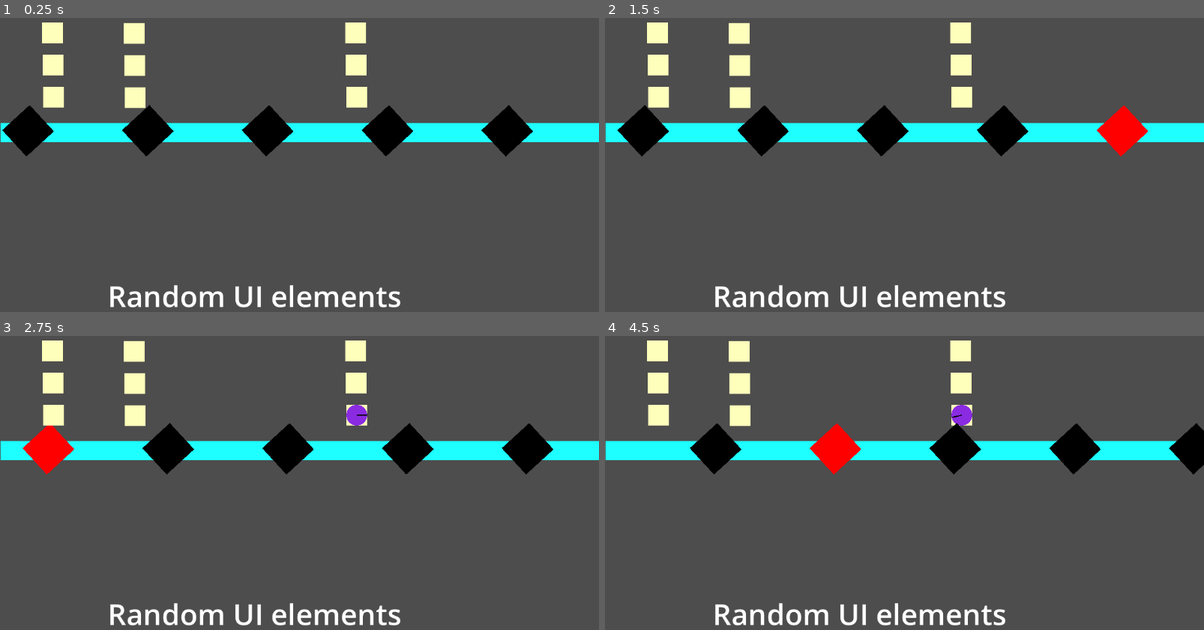
Above: before the commit, frames 1-4 (two rows, left to right).
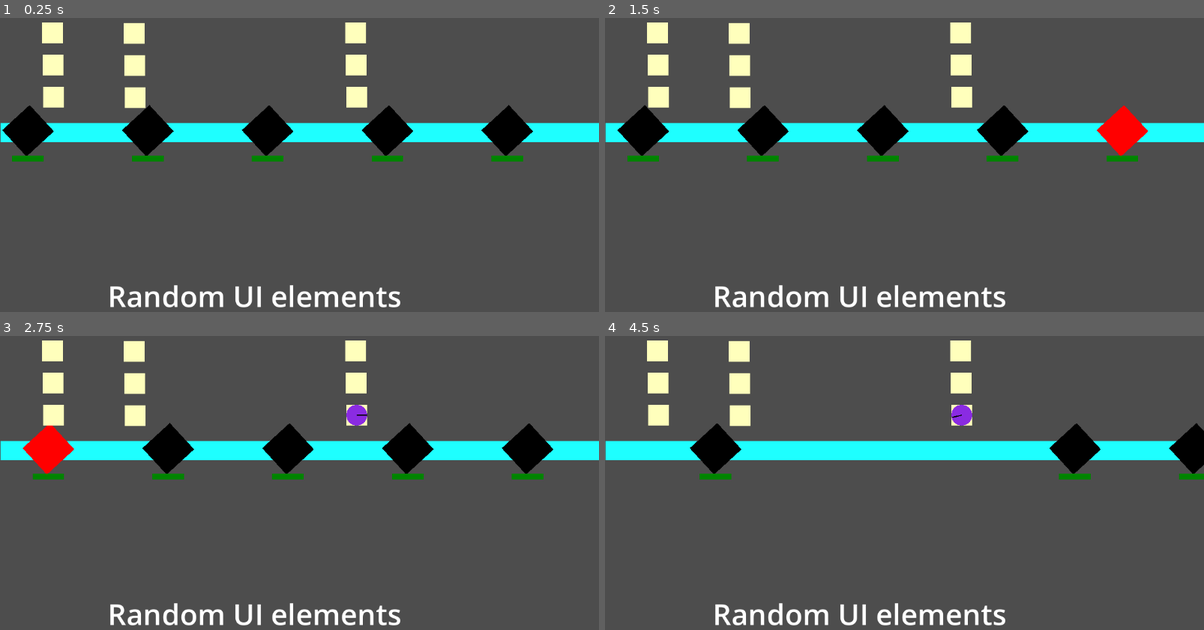
Above: after the commit, the same moments.

Repository: levyy7/Phantom-Frequencies
Game: Godot game, scene res://main_scene.tscn
Two runs of this game, one before a commit and one after it. Both use one fixed random seed, a clock stepped at 60 frames per second and the inputs below. This scene is started directly instead of the project's main scene.
Inputs (mouse positions are in pixels of both pictures, inside the frame that each line leads up to):
- Up to frame 1 (0.25 s): no input
- Up to frame 2 (1.5 s): move the mouse to (1036, 153) at 0.52 s; click (1036, 153) at 0.67 s; move the mouse to (784, 185) at 1.27 s; click (784, 185) at 1.42 s
- Up to frame 3 (2.75 s): move the mouse to (359, 415) at 2.02 s; click (359, 415) at 2.17 s
- Up to frame 4 (4.5 s): move the mouse to (874, 556) at 2.77 s; click (874, 556) at 2.92 s; move the mouse to (1084, 538) at 3.52 s; click (1084, 538) at 3.67 s; move the mouse to (724, 438) at 4.27 s; click (724, 438) at 4.42 s

The runs differ from the first frame. In frame 1, 0.5% of the frame differs, in the area x 2-88%, y 46-49%; in frame 2, 0.5%; in frame 3, 0.5%; in frame 4, 1.9%, in the area x 15-100%, y 29-49%.

Commit message:
Damageable Enemies

Diff:
--- a/Bullet.tscn
+++ b/Bullet.tscn
@@ -1,6 +1,9 @@
-[gd_scene load_steps=2 format=3 uid="uid://cd24gyg7g27kl"]
+[gd_scene load_steps=3 format=3 uid="uid://cd24gyg7g27kl"]
 
 [ext_resource type="Script" path="res://bullet.gd" id="1_itl4h"]
+
+[sub_resource type="RectangleShape2D" id="RectangleShape2D_e24rt"]
+size = Vector2(12, 12)
 
 [node name="Bullet" type="Node2D"]
 script = ExtResource("1_itl4h")
@@ -8,4 +11,10 @@
 [node name="VisibleOnScreen" type="VisibleOnScreenNotifier2D" parent="."]
 rect = Rect2(-6.25, -6.25, 12.5, 12.5)
 
+[node name="Area2D" type="Area2D" parent="."]
+
+[node name="CollisionShape2D" type="CollisionShape2D" parent="Area2D"]
+shape = SubResource("RectangleShape2D_e24rt")
+
 [connection signal="screen_exited" from="VisibleOnScreen" to="." method="_on_screen_exited"]
+[connection signal="area_entered" from="Area2D" to="." method="_on_area_2d_area_entered"]
--- a/Enemy.tscn
+++ b/Enemy.tscn
@@ -1,8 +1,19 @@
-[gd_scene load_steps=2 format=3 uid="uid://1oraa6ewk255"]
+[gd_scene load_steps=6 format=3 uid="uid://1oraa6ewk255"]
 
 [ext_resource type="Script" path="res://track/enemy.gd" id="1_4yhrk"]
 
-[node name="Enemy" type="Node2D"]
+[sub_resource type="CircleShape2D" id="CircleShape2D_p2e2h"]
+radius = 12.6653
+
+[sub_resource type="Theme" id="Theme_abrr0"]
+
+[sub_resource type="StyleBoxFlat" id="StyleBoxFlat_tp4hv"]
+bg_color = Color(0.919284, 0, 0, 1)
+
+[sub_resource type="StyleBoxFlat" id="StyleBoxFlat_6n6ua"]
+bg_color = Color(0, 0.517647, 0, 1)
+
+[node name="Enemy" type="Node2D" groups=["enemies"]]
 position = Vector2(0, 1)
 scale = Vector2(2.76, 2.76)
 script = ExtResource("1_4yhrk")
@@ -22,4 +33,23 @@
 offset_right = 26.0
 offset_bottom = 25.0
 
+[node name="Area2D" type="Area2D" parent="."]
+
+[node name="CollisionShape2D" type="CollisionShape2D" parent="Area2D"]
+position = Vector2(0.797102, -1.34058)
+shape = SubResource("CircleShape2D_p2e2h")
+
+[node name="ProgressBar" type="ProgressBar" parent="." groups=["enemies"]]
+offset_left = -9.78261
+offset_top = 15.5797
+offset_right = 12.2174
+offset_bottom = 19.5797
+theme = SubResource("Theme_abrr0")
+theme_override_colors/font_color = Color(0.847719, 0, 0.172548, 1)
+theme_override_styles/background = SubResource("StyleBoxFlat_tp4hv")
+theme_override_styles/fill = SubResource("StyleBoxFlat_6n6ua")
+step = 1.0
+value = 50.0
+show_percentage = false
+
 [connection signal="gui_input" from="ColorRect/Control" to="." method="_on_control_gui_input"]
--- a/bullet.gd
+++ b/bullet.gd
@@ -3,6 +3,8 @@
 
 @export var length: float = 12.5
 var width: float = 12.5
+
+var damage = 50
 
 var velocity: Vector2
 
@@ -22,6 +24,13 @@
 	var rect_size = Vector2(length, width)
 	draw_rect(Rect2(-rect_size / 2, rect_size), Color.GREEN_YELLOW, true)
 
-
 func _on_screen_exited() -> void:
 	queue_free()
+
+
+func _on_area_2d_area_entered(area: Area2D) -> void:
+	print("collisioned")
+	var enemy = area.get_parent()
+	if enemy.is_in_group("enemies"):
+		enemy.take_damage(damage)
+		queue_free()
--- a/shooter.gd
+++ b/shooter.gd
@@ -22,8 +22,12 @@
 
 
 func spawn_bullet() -> void:
+	var nTargets = targeting.get_child_count()
+
+	if nTargets == 0:
+		return
+
 	var target: Enemy = targeting.get_target()
-
 
 	var bullet = bullet_scene.instantiate()
 
--- a/track/enemy.gd
+++ b/track/enemy.gd
@@ -4,7 +4,8 @@
 @export var speed: float = 100.0  # Speed in pixels per second
 @export var loop_path: bool = true  # Whether to loop the path or stop at the end
 
-
+var hp: int = 100
+var health_bar
 var enemy_identifier: String = "I am an enemy"
 var path_follow: PathFollow2D
 var is_moving: bool = true
@@ -16,7 +17,18 @@
 signal enemy_clicked(enemy)
 
 func _ready() -> void:
+	health_bar = $ProgressBar
+	health_bar.max_value = hp
+	health_bar.value = hp
 	$ColorRect.color = color
+
+func take_damage(amount: int) -> void:
+	hp -= amount
+	hp = max(hp, 0)
+	health_bar.value = hp
+
+	if hp == 0:
+		die()
 
 func initialize_path_follow(pf: PathFollow2D) -> void:
 	path_follow = pf
@@ -45,3 +57,7 @@
 		var mouse_event = event as InputEventMouseButton
 		if mouse_event.button_index == MOUSE_BUTTON_LEFT and mouse_event.is_released():
 			enemy_clicked.emit(self)
+
+
+func die():
+	queue_free()
